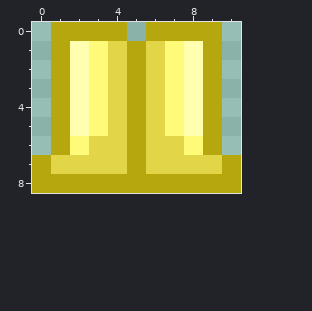
Pixel-art sprite, stored at Items/Armour/HardenedLuminite/HardenedLuminiteLeggings.png. Above is the file before it was changed.
The file is 22x18 pixels, drawn in blocks of 2x2; one block is one cell here.
The same view after the edit:
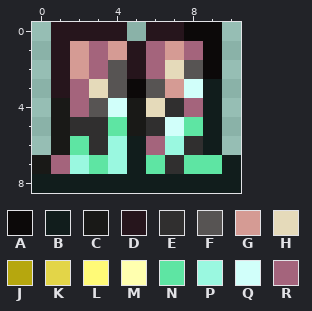
Palette (. is transparent): A #0c0909  B #111d1c  C #191917  D #26151c  E #302f2f  F #575453  G #d59b94  H #e5daba  J #b6a70e  K #e3d548  L #fffa77  M #ffffaf  N #5ee5a3  P #9af8e0  Q #d1fffa  R #a4647c
Change:
Changed rows in their new state; - is an unchanged pixel.
first column x 0:
0 -DDDD-DDAA-
1 -DGRGDRGRA-
2 -DGRFDRHFA-
3 -DRHFAFGQB-
4 -CRFQCHERB-
5 -CEENCEQNB-
6 -CNEPBRPEB-
7 CRPNPBNENNB
8 BBBBBBBBBBB
